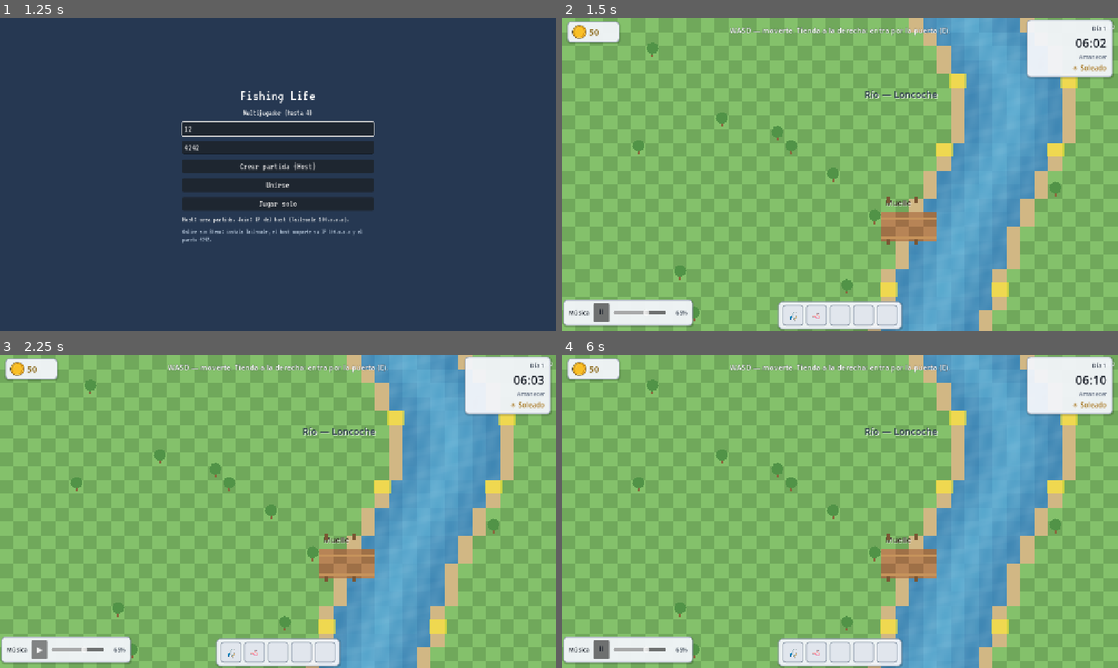
Above: before the commit, frames 1-4 (two rows, left to right).
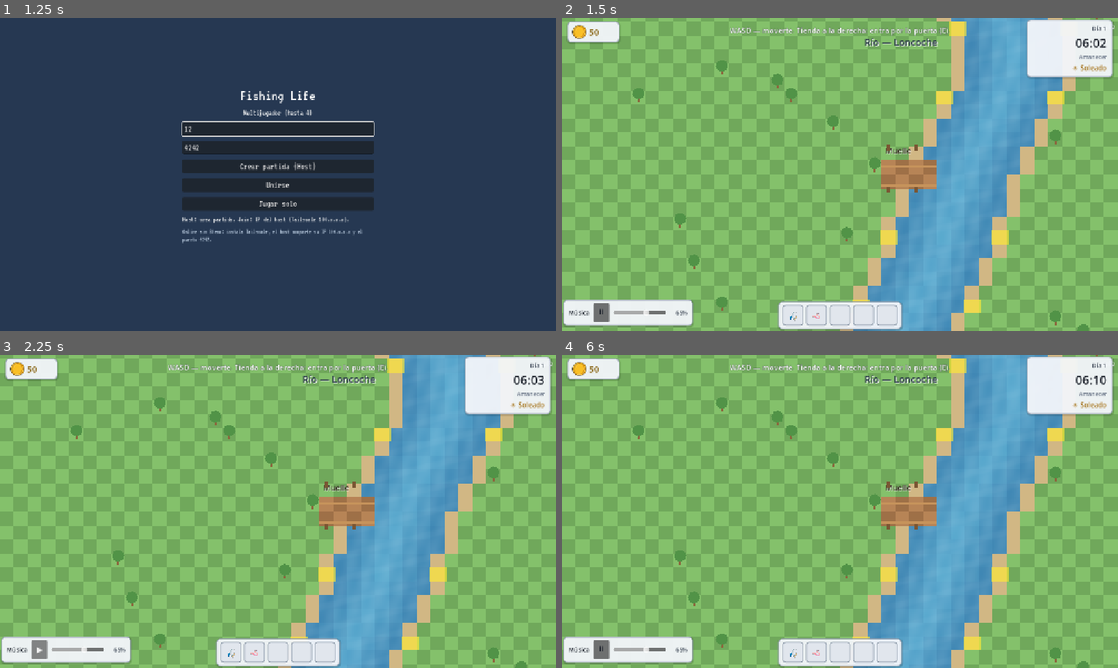
Above: after the commit, the same moments.

Repository: Matias-aburto/fishing-life
Game: Godot game, scene res://scenes/ui/multiplayer_lobby.tscn
Two runs of this game, one before a commit and one after it. Both use one fixed random seed, a clock stepped at 60 frames per second and the inputs below.
Inputs (mouse positions are in pixels of both pictures, inside the frame that each line leads up to):
- Up to frame 1 (1.25 s): click (278, 127) at 0.52 s; type "12" at 0.6 s
- Up to frame 2 (1.5 s): click "Jugar solo" at 1.25 s
- Up to frame 3 (2.25 s): click "⏸" at 2 s
- Up to frame 4 (6 s): click "▶" at 2.75 s; tap Enter at 3.5, 5 s; move the mouse to (962, 495) at 3.52 s; hold D (move_right) 3.53-4.28 s; hold Space (fish_reel) 3.53-4.28 s; click (962, 495) at 3.67 s; move the mouse to (728, 527) at 4.27 s; hold S (move_down) 4.28-5.03 s; tap E (interact) at 4.35 s; move the mouse to (895, 442) at 5.02 s; hold D (move_right) 5.03-5.78 s; hold Shift (run) 5.03-5.78 s; tap Space (fish_reel) at 5.75, 5.85 s; move the mouse to (812, 574) at 5.77 s; hold W (move_up) from 5.78 s (still down); click (812, 574) at 5.92 s

Frame 1 is identical in both runs. In frame 2, 31% of the frame differs, in the area x 0-100%, y 0-100%; in frame 3, 31%; in frame 4, 30%.

Commit message:
Fix invisible world: direct solo spawn, fallback camera, reliable spawn_function.
Co-authored-by: Cursor <cursoragent@cursor.com>

Diff:
--- a/scenes/main.tscn
+++ b/scenes/main.tscn
@@ -13,6 +13,10 @@
 script = ExtResource("1_main")
 
 [node name="RiverShore" parent="." instance=ExtResource("2_shore")]
+
+[node name="WorldCamera" type="Camera2D" parent="."]
+position = Vector2(640, 480)
+enabled = true
 
 [node name="Players" type="Node2D" parent="."]
 
--- a/scripts/main.gd
+++ b/scripts/main.gd
@@ -1,8 +1,18 @@
 extends Node2D
-## Mundo compartido: el servidor spawnea jugadores; cada cliente controla el suyo.
+## Mundo compartido: el servidor instancia jugadores; cada cliente controla el suyo.
+
+const PLAYER_SCENE := preload("res://scenes/player/player.tscn")
+
+const SPAWN_POSITIONS: Array[Vector2] = [
+	Vector2(560, 520),
+	Vector2(640, 520),
+	Vector2(480, 520),
+	Vector2(560, 440),
+]
 
 @onready var _players_root: Node2D = $Players
 @onready var _player_spawner: MultiplayerSpawner = $PlayerSpawner
+@onready var _world_camera: Camera2D = $WorldCamera
 @onready var fishing_minigame: Control = $UI/FishingMinigame
 @onready var hint_label: Label = $UI/HUD/HintLabel
 @onready var status_label: Label = $UI/HUD/StatusLabel
@@ -19,6 +29,7 @@
 
 
 func _ready() -> void:
+	_activate_world_camera_fallback()
 	_update_network_label()
 	if multiplayer.is_server():
 		_spawn_server_players()
@@ -27,16 +38,36 @@
 	call_deferred("_setup_local_player")
 
 
+func _activate_world_camera_fallback() -> void:
+	_world_camera.enabled = true
+	_world_camera.make_current()
+
+
 func _spawn_server_players() -> void:
-	_spawn_player(1)
+	_spawn_player(multiplayer.get_unique_id())
 	for peer_id in multiplayer.get_peers():
 		_spawn_player(peer_id)
 
 
 func _spawn_player(peer_id: int) -> void:
-	if _players_root.get_node_or_null(str(peer_id)) != null:
-		return
-	_player_spawner.spawn(peer_id)
+	var node_name := str(peer_id)
+	if _players_root.get_node_or_null(node_name) != null:
+		return
+
+	if NetworkManager.is_online():
+		if not _player_spawner.spawn_function.is_valid():
+			push_error("PlayerSpawner: spawn_function no configurado.")
+			return
+		var spawned: Node = _player_spawner.spawn(peer_id)
+		if spawned == null:
+			push_error("MultiplayerSpawner no pudo crear jugador %d" % peer_id)
+		return
+
+	var player: GamePlayer = PLAYER_SCENE.instantiate()
+	player.name = node_name
+	player.position = SPAWN_POSITIONS[(peer_id - 1) % SPAWN_POSITIONS.size()]
+	player.set_multiplayer_authority(peer_id)
+	_players_root.add_child(player)
 
 
 func _on_peer_connected(peer_id: int) -> void:
@@ -53,13 +84,20 @@
 
 
 func _setup_local_player() -> void:
+	var my_id := multiplayer.get_unique_id()
+	if multiplayer.is_server() and _players_root.get_node_or_null(str(my_id)) == null:
+		_spawn_player(my_id)
+
 	local_player = _find_local_player()
 	var attempts := 0
-	while local_player == null and attempts < 30:
+	while local_player == null and attempts < 60:
 		await get_tree().process_frame
 		local_player = _find_local_player()
 		attempts += 1
+
 	if local_player == null:
+		push_error("Jugador local no encontrado (peer %d). Revisa la consola." % my_id)
+		_activate_world_camera_fallback()
 		return
 
 	player_state = local_player.get_player_state()
@@ -76,7 +114,9 @@
 	inventory_hud.bind_player_state(player_state)
 	coins_hud.bind_player_state(player_state)
 
+	local_player.activate_camera()
 	_setup_camera_limits()
+	_world_camera.enabled = false
 
 	if _return_spawn_pending:
 		hint_label.text = "Volviste a la orilla del río."
@@ -121,6 +161,8 @@
 
 func _connect_fishing_signals() -> void:
 	if _fishing == null:
+		return
+	if _fishing.hint_changed.is_connected(_on_hint_changed):
 		return
 	_fishing.hint_changed.connect(_on_hint_changed)
 	_fishing.status_changed.connect(_on_status_changed)
--- a/scripts/network/player_spawner.gd
+++ b/scripts/network/player_spawner.gd
@@ -1,5 +1,5 @@
 extends MultiplayerSpawner
-## El servidor spawnea un Player por peer con autoridad correcta.
+## Spawn con spawn_function (ENet). Solo el servidor llama spawn().
 
 const PLAYER_SCENE := preload("res://scenes/player/player.tscn")
 
@@ -11,13 +11,13 @@
 ]
 
 
-func _ready() -> void:
-	spawn_function = _spawn_player_node
+func _enter_tree() -> void:
+	spawn_function = Callable(self, "_spawn_player_node")
 
 
 func _spawn_player_node(peer_id: int) -> Node:
 	var player: GamePlayer = PLAYER_SCENE.instantiate()
 	player.name = str(peer_id)
-	player.global_position = SPAWN_POSITIONS[(peer_id - 1) % SPAWN_POSITIONS.size()]
+	player.position = SPAWN_POSITIONS[(peer_id - 1) % SPAWN_POSITIONS.size()]
 	player.set_multiplayer_authority(peer_id)
 	return player
--- a/scripts/player/player.gd
+++ b/scripts/player/player.gd
@@ -20,18 +20,25 @@
 func _ready() -> void:
 	sprite.sprite_frames = PlayerSpriteFramesBuilder.build()
 	sprite.texture_filter = CanvasItem.TEXTURE_FILTER_NEAREST
-	_setup_network_role()
+	call_deferred("_setup_network_role")
 	_update_animation(true)
 
 
 func _setup_network_role() -> void:
-	var is_local := is_multiplayer_authority()
+	var is_local := is_local_player()
 	_camera.enabled = is_local
 	if is_local:
 		add_to_group("local_player")
+		if NetworkManager.solo_mode or not NetworkManager.is_online():
+			activate_camera()
 	var peer_id := get_multiplayer_authority()
 	_name_label.text = "Tú" if is_local else "Jugador %d" % peer_id
 	_name_label.visible = not is_local or NetworkManager.is_online()
+
+
+func activate_camera() -> void:
+	_camera.enabled = true
+	_camera.make_current()
 
 
 func get_player_state() -> PlayerState:
@@ -39,11 +46,11 @@
 
 
 func is_local_player() -> bool:
-	return is_multiplayer_authority()
+	return get_multiplayer_authority() == multiplayer.get_unique_id()
 
 
 func _physics_process(_delta: float) -> void:
-	if not is_multiplayer_authority():
+	if not is_local_player():
 		_apply_synced_activity()
 		_update_animation()
 		return
Not shown, added: scripts/network/network_manager.gd.uid
Not shown, added: scripts/network/player_spawner.gd.uid
Not shown, added: scripts/ui/multiplayer_lobby.gd.uid
